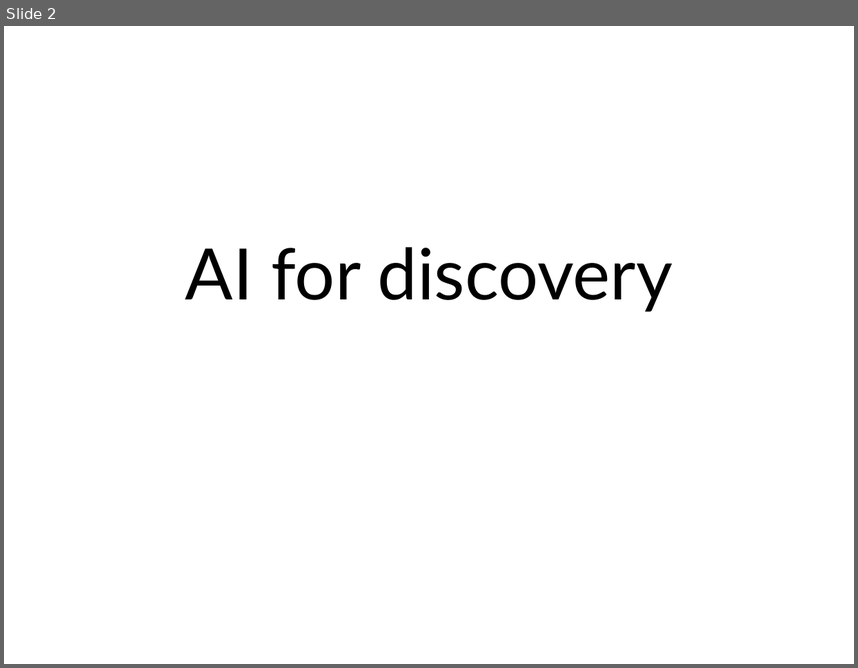
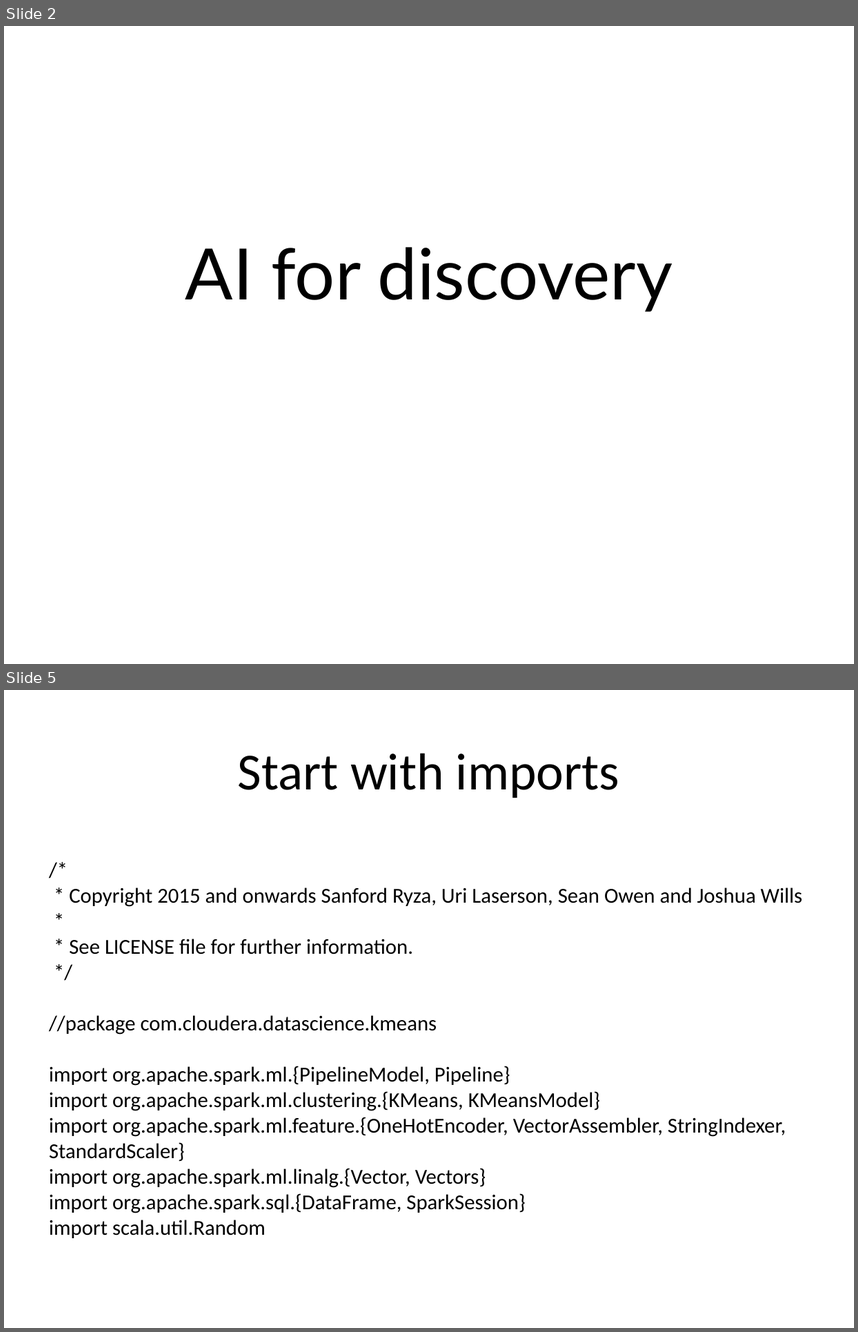
Before and after one commit to kic-markon/ITU_MSc_AM4, a slide deck: powerpoints/ITU Academy Slides AM4-12.pptx. Shown one above the other, each under a label of ours: slide 2 before the commit, slides 2 and 5 after it; the slides between them are not shown. The pictures are 858x668 and 858x1332 pixels, drawn with LibreOffice and Linux fonts; fonts in the diff are those of the drawing; background and template pictures are left out. Boxes give left, top, right and bottom in pixels: in the first picture for what was removed or moved away, otherwise in the second. Text is boxed around its words. In the diff, an @@ line names an element or a change of style, - is before the commit and + after.

```diff
--- a/powerpoints/ITU Academy Slides AM4-12.pptx
+++ b/powerpoints/ITU Academy Slides AM4-12.pptx
@@ slide 5 added at (4, 690, 854, 1328), background picture (left out) @@
@@ title added at (238, 753, 619, 798), 44 pt, text #000000 @@
+Start with imports
@@ text added at (49, 887, 803, 1238), 18 pt, text #000000 @@
+/*
+* Copyright 2015 and onwards Sanford Ryza, Uri Laserson, Sean Owen and Joshua Wills
+*
+* See LICENSE file for further information.
+*/
+//package com.cloudera.datascience.kmeans
+import org.apache.spark.ml.{PipelineModel, Pipeline}
+import org.apache.spark.ml.clustering.{KMeans, KMeansModel}
+import org.apache.spark.ml.feature.{OneHotEncoder, VectorAssembler, StringIndexer, StandardScaler}
+import org.apache.spark.ml.linalg.{Vector, Vectors}
+import org.apache.spark.sql.{DataFrame, SparkSession}
+import scala.util.Random
```
Also in this commit, not shown: 13 other slides added, 1 slide removed, 50 other files.
